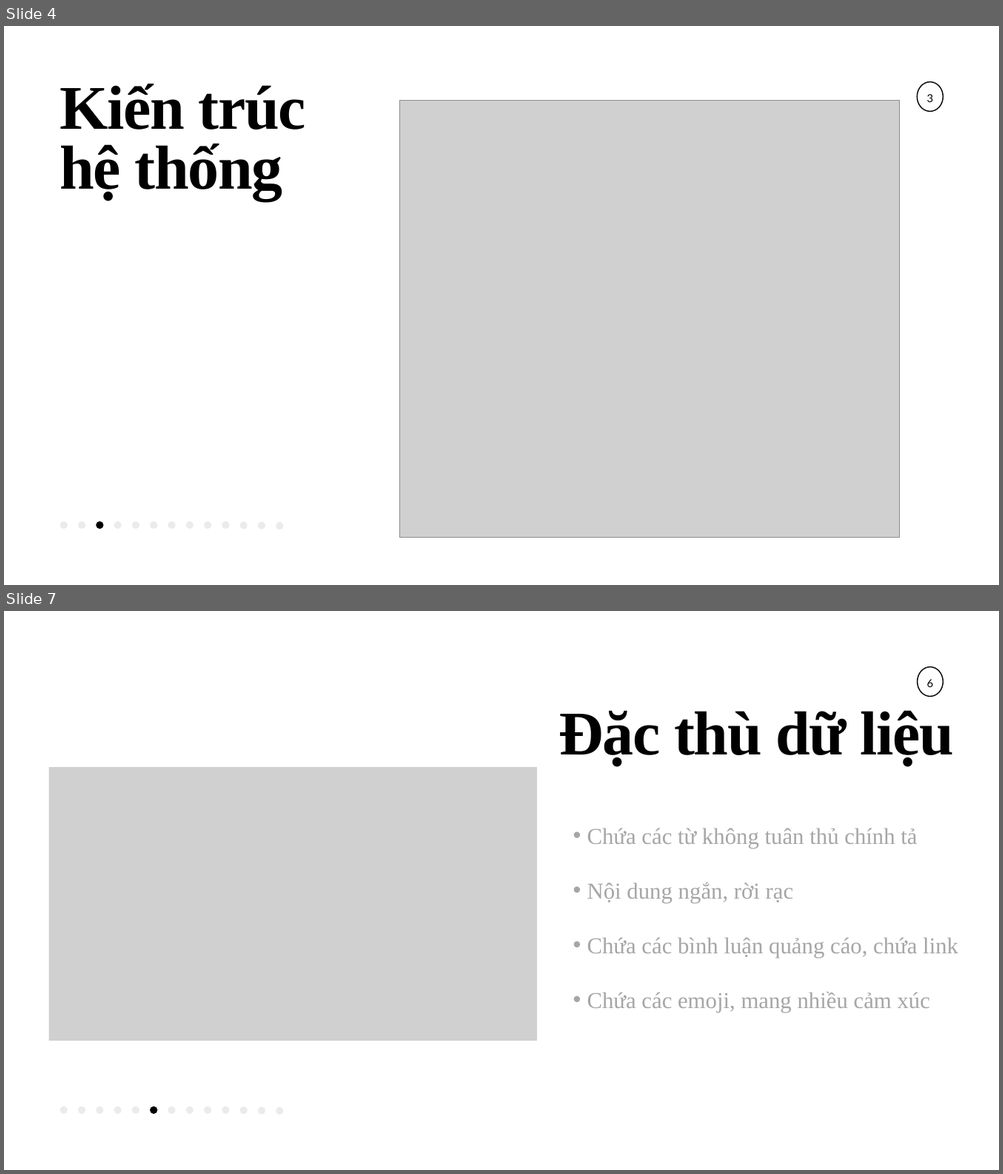
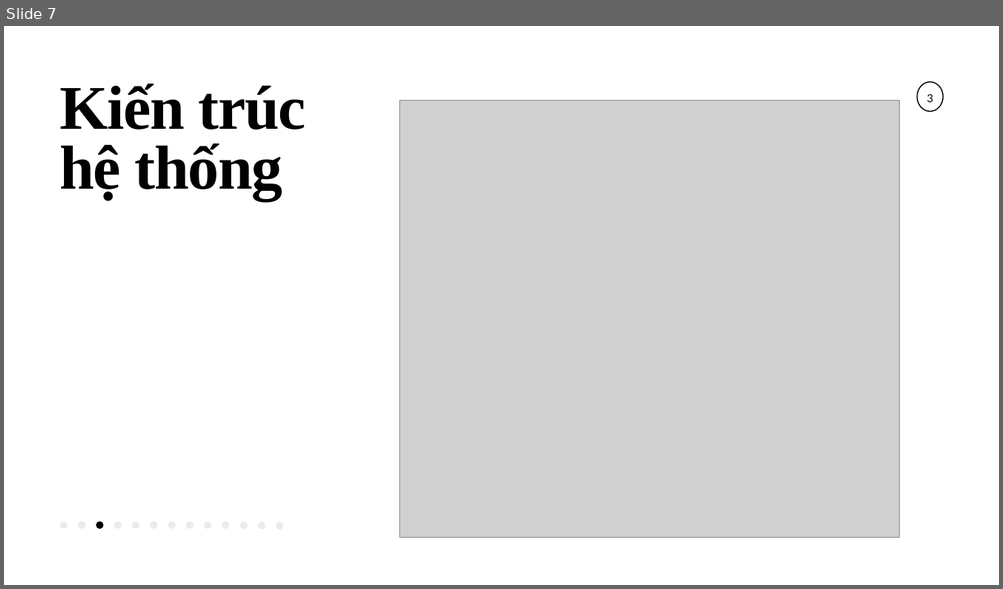
Before and after one commit to provincevu/BigDataFinal, a slide deck: BigDataPresentation.pptx. Shown one above the other, each under a label of ours: slides 4 and 7 before the commit, slide 7 after it; the slides between them are not shown. The pictures are 1003x1174 and 1003x589 pixels, drawn with LibreOffice and Linux fonts; fonts in the diff are those of the drawing; grey boxes stand for pictures. Boxes give left, top, right and bottom in pixels: in the first picture for what was removed or moved away, otherwise in the second. Text is boxed around its words. In the diff, an @@ line names an element or a change of style, - is before the commit and + after.

```diff
--- a/BigDataPresentation.pptx
+++ b/BigDataPresentation.pptx
@@ slide 7 removed at bbox=[4, 611, 999, 1170], background #FFFFFF @@
@@ freeform shape removed at bbox=[917, 667, 943, 696] @@
@@ text removed at bbox=[927, 679, 933, 687] @@
-6
@@ text removed at bbox=[559, 710, 953, 766] @@
-Đặc thù dữ liệu
@@ picture removed at bbox=[48, 767, 537, 1041] @@
@@ text removed at bbox=[587, 829, 958, 1013] @@
-  • Chứa các từ không tuân thủ chính tả
-  • Nội dung ngắn, rời rạc
-  • Chứa các bình luận quảng cáo, chứa link
-  • Chứa các emoji, mang nhiều cảm xúc
@@ freeform shape removed at bbox=[60, 1107, 67, 1114] @@
@@ freeform shape removed at bbox=[78, 1107, 85, 1114] @@
@@ freeform shape removed at bbox=[96, 1107, 103, 1114] @@
@@ freeform shape removed at bbox=[114, 1107, 122, 1114] @@
@@ freeform shape removed at bbox=[132, 1107, 139, 1114] @@
@@ freeform shape removed at bbox=[150, 1107, 157, 1114] @@
@@ freeform shape removed at bbox=[168, 1107, 175, 1114] @@
@@ freeform shape removed at bbox=[186, 1107, 193, 1114] @@
@@ freeform shape removed at bbox=[204, 1107, 211, 1114] @@
@@ freeform shape removed at bbox=[222, 1107, 229, 1114] @@
@@ freeform shape removed at bbox=[240, 1107, 247, 1114] @@
@@ freeform shape removed at bbox=[258, 1108, 265, 1115] @@
@@ freeform shape removed at bbox=[276, 1108, 283, 1115] @@
@@ what was slide 4 is now slide 7 @@
```
Also in this commit, not shown: 8 slides changed, 5 slides added, 4 other slides removed, 11 other files.
